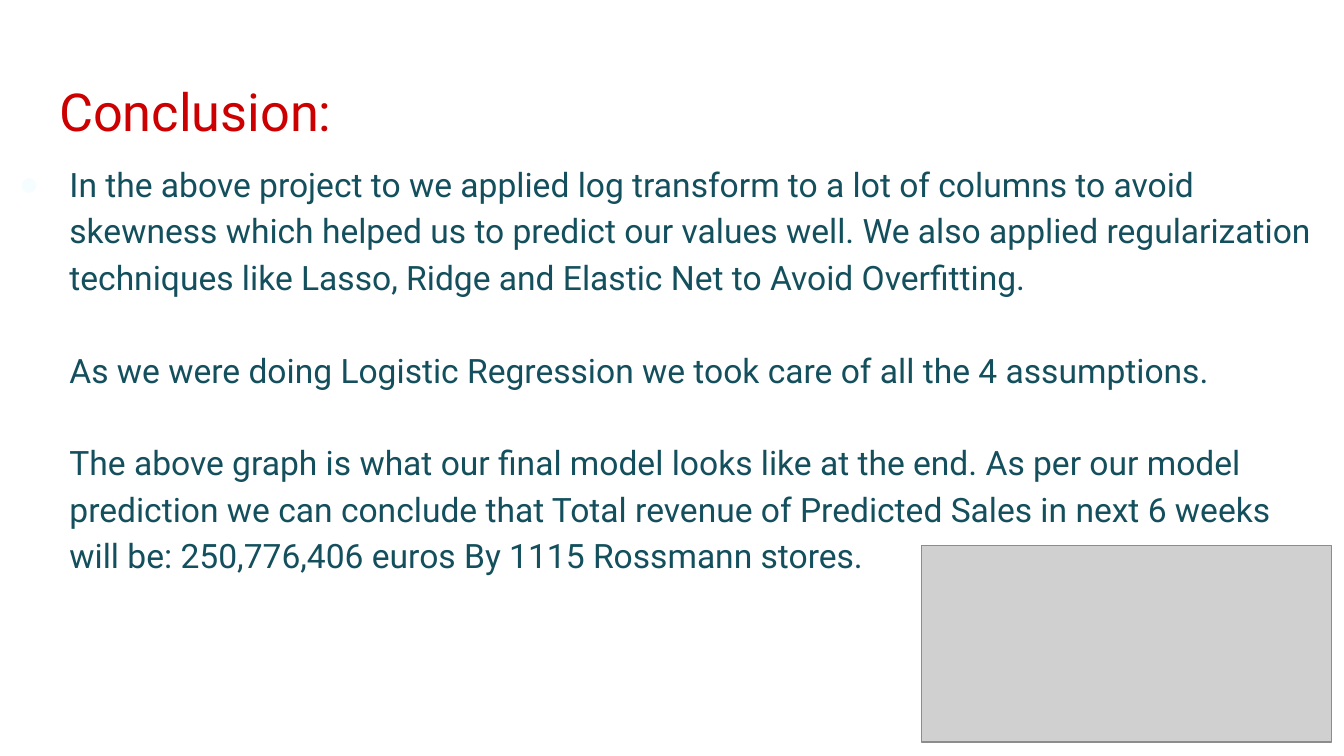
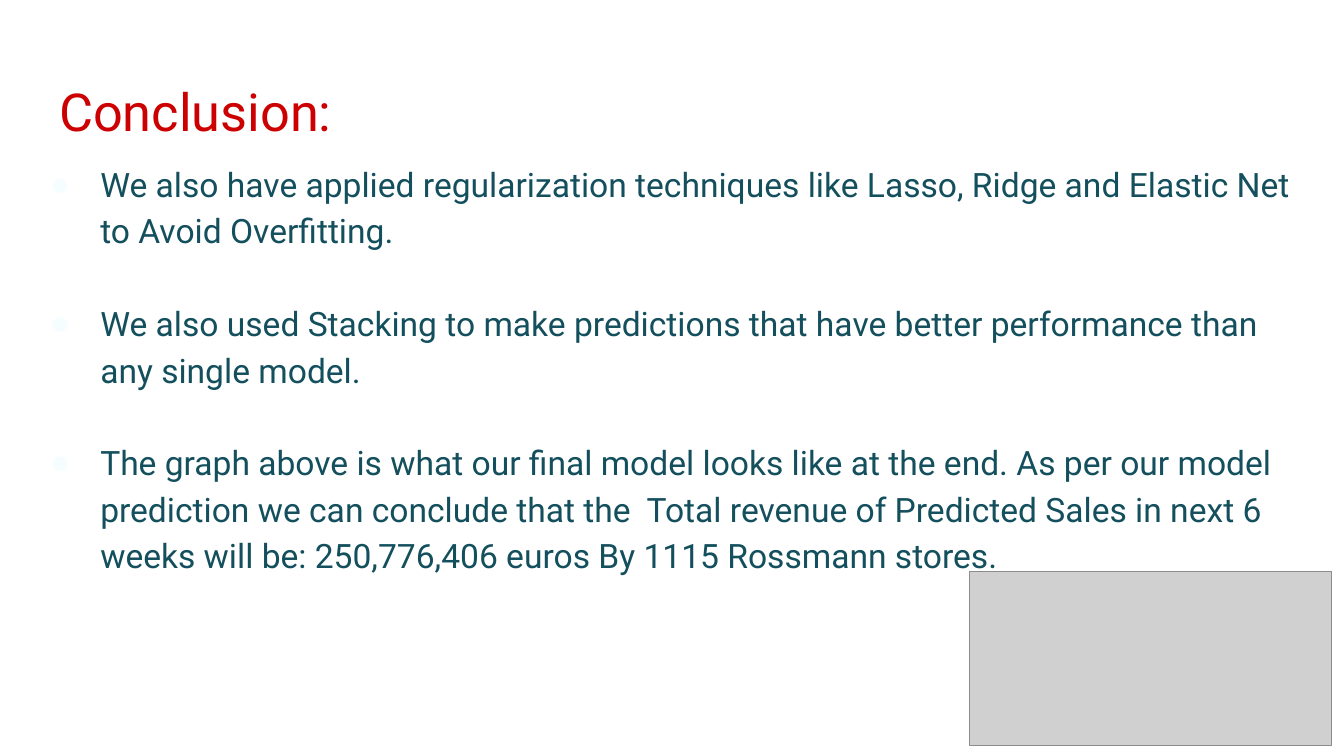
Before and after one commit to hrithikwel8/Rossmann_Sales_Prediction, a slide deck: slide 35 of Rossmann_Sales_Prediction_ppt.pptx (slide 31 before the commit). Drawn at 1344x756 pixels with LibreOffice and Linux fonts; fonts in the diff are those of the drawing; grey boxes stand for pictures; background and template pictures are left out. Boxes give left, top, right and bottom in pixels: in the first picture for what was removed or moved away, otherwise in the second. Text is boxed around its words. In the diff, an @@ line names an element or a change of style, - is before the commit and + after.

```diff
--- a/Rossmann_Sales_Prediction_ppt.pptx
+++ b/Rossmann_Sales_Prediction_ppt.pptx
@@ text at (x1=100, y1=171, x2=1290, y2=576): text changed @@
-● In the above project to we applied log transform to a lot of columns to avoid skewness which helped us to predict our values well. We also applied regularization techniques like Lasso, Ridge and Elastic Net to Avoid Overfitting.
-  As we were doing Logistic Regression we took care of all the 4 assumptions.
-  The above graph is what our final model looks like at the end. As per our model prediction we can conclude that Total revenue of Predicted Sales in next 6 weeks will be: 250,776,406 euros By 1115 Rossmann stores.
+● We also have applied regularization techniques like Lasso, Ridge and Elastic Net to Avoid Overfitting.
+● We also used Stacking to make predictions that have better performance than any single model.
+● The graph above is what our final model looks like at the end. As per our model prediction we can conclude that the Total revenue of Predicted Sales in next 6 weeks will be: 250,776,406 euros By 1115 Rossmann stores.
@@ picture resized from (x1=922, y1=546, x2=1332, y2=742) to (x1=969, y1=571, x2=1332, y2=745) @@
```
Also in this commit, not shown: 2 other slides changed, 7 slides added, 3 slides removed.
